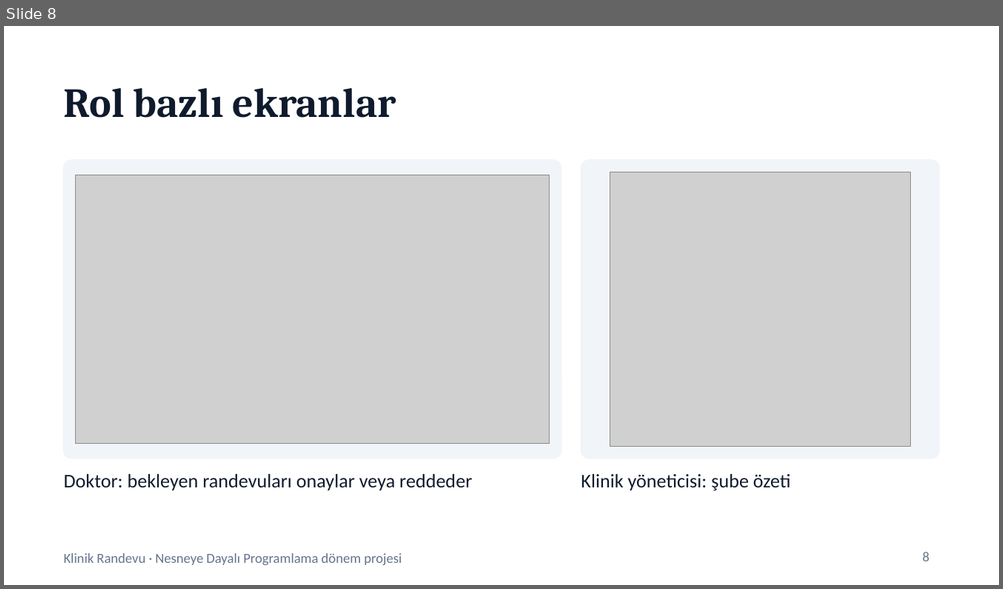
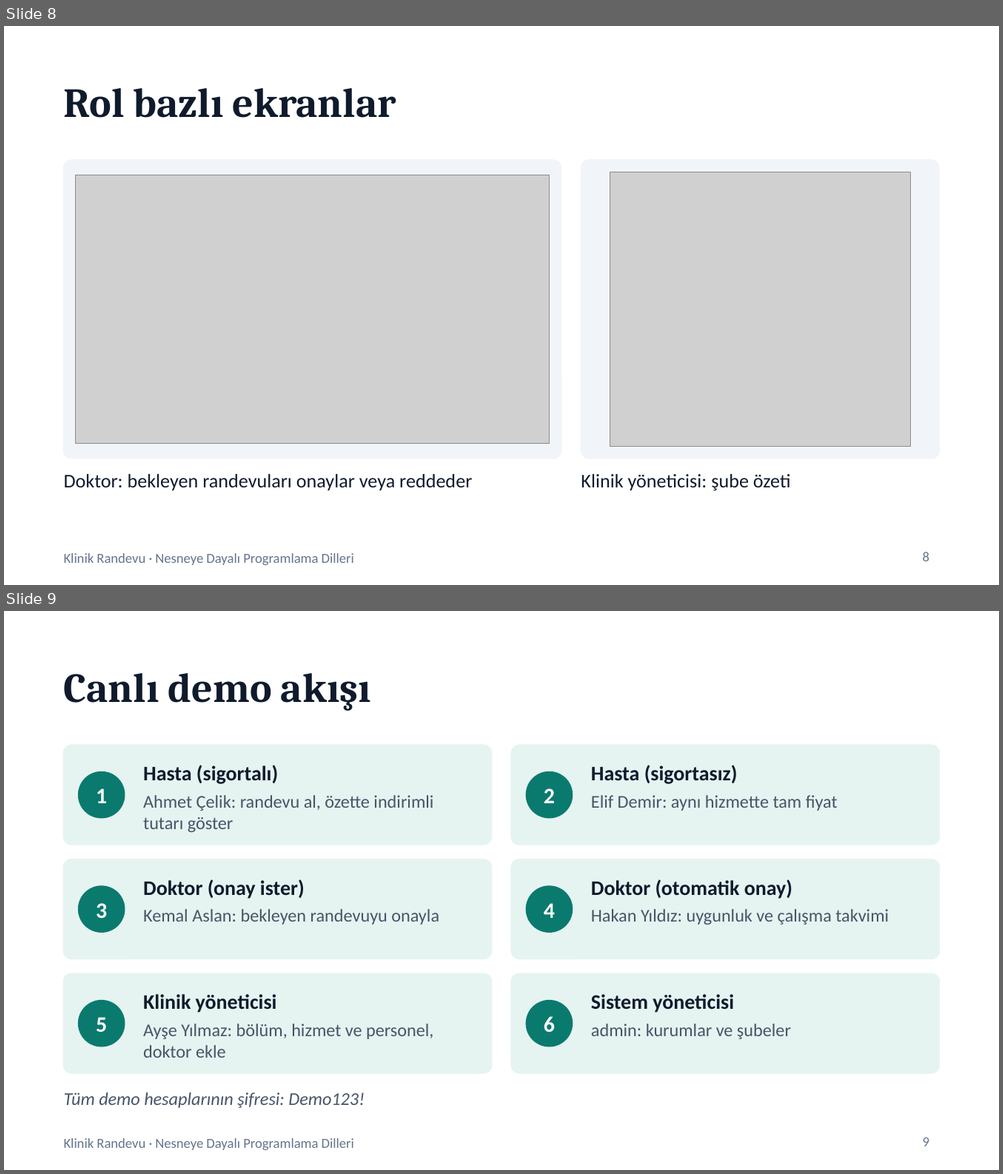
Before and after one commit to serdararici/clinic-appointment, a slide deck: docs/Klinik-Randevu-Sunum.pptx. Shown one above the other, each under a label of ours: slide 8 before the commit, slides 8 and 9 after it. The pictures are 1003x589 and 1003x1174 pixels, drawn with LibreOffice and Linux fonts; fonts in the diff are those of the drawing; grey boxes stand for pictures. Boxes give left, top, right and bottom in pixels: in the first picture for what was removed or moved away, otherwise in the second. Text is boxed around its words. In the diff, an @@ line names an element or a change of style, - is before the commit and + after.

Commit message:
Update presentation: new cover, demo flow and conclusion slides

```diff
--- a/docs/Klinik-Randevu-Sunum.pptx
+++ b/docs/Klinik-Randevu-Sunum.pptx
@@ slide 9 added at [4, 611, 999, 1170], background #FFFFFF; not listed: 1 template element that a slide beside it also shows @@
@@ title added at [64, 673, 371, 711], 30 pt, text #0F1B2D, bold @@
+Canlı demo akışı
@@ rounded rectangle added at [64, 745, 492, 845], fill #E6F4F1, outline #E6F4F1 1 pt @@
@@ text added at [143, 765, 278, 784], 15 pt, text #0F1B2D, bold @@
+Hasta (sigortalı)
@@ rounded rectangle added at [511, 745, 939, 845], fill #E6F4F1, outline #E6F4F1 1 pt @@
@@ text added at [591, 765, 737, 784], 15 pt, text #0F1B2D, bold @@
+Hasta (sigortasız)
@@ ellipse added at [79, 772, 125, 818], fill #0B7A6E, outline #0B7A6E 1 pt @@
@@ ellipse added at [526, 772, 572, 818], fill #0B7A6E, outline #0B7A6E 1 pt @@
@@ text added at [96, 789, 107, 803], 16 pt, text #FFFFFF, bold @@
+1
@@ text added at [143, 795, 433, 832], 13 pt, text #475569 @@
+Ahmet Çelik: randevu al, özette indirimli tutarı göster
@@ text added at [543, 789, 555, 803], 16 pt, text #FFFFFF, bold @@
+2
@@ text added at [591, 795, 837, 811], 13 pt, text #475569 @@
+Elif Demir: aynı hizmette tam fiyat
@@ rounded rectangle added at [64, 860, 492, 959], fill #E6F4F1, outline #E6F4F1 1 pt @@
@@ rounded rectangle added at [511, 860, 939, 959], fill #E6F4F1, outline #E6F4F1 1 pt @@
@@ ellipse added at [79, 886, 125, 932], fill #0B7A6E, outline #0B7A6E 1 pt @@
@@ text added at [143, 880, 304, 899], 15 pt, text #0F1B2D, bold @@
+Doktor (onay ister)
@@ ellipse added at [526, 886, 572, 932], fill #0B7A6E, outline #0B7A6E 1 pt @@
@@ text added at [591, 880, 792, 899], 15 pt, text #0F1B2D, bold @@
+Doktor (otomatik onay)
@@ text added at [96, 903, 107, 919], 16 pt, text #FFFFFF, bold @@
+3
@@ text added at [143, 909, 439, 925], 13 pt, text #475569 @@
+Kemal Aslan: bekleyen randevuyu onayla
@@ text added at [543, 903, 555, 918], 16 pt, text #FFFFFF, bold @@
+4
@@ text added at [591, 909, 888, 925], 13 pt, text #475569 @@
+Hakan Yıldız: uygunluk ve çalışma takvimi
@@ rounded rectangle added at [64, 974, 492, 1073], fill #E6F4F1, outline #E6F4F1 1 pt @@
@@ rounded rectangle added at [511, 974, 939, 1073], fill #E6F4F1, outline #E6F4F1 1 pt @@
@@ ellipse added at [79, 1001, 125, 1047], fill #0B7A6E, outline #0B7A6E 1 pt @@
@@ text added at [143, 994, 277, 1013], 15 pt, text #0F1B2D, bold @@
+Klinik yöneticisi
@@ ellipse added at [526, 1001, 572, 1047], fill #0B7A6E, outline #0B7A6E 1 pt @@
@@ text added at [591, 994, 734, 1013], 15 pt, text #0F1B2D, bold @@
+Sistem yöneticisi
@@ text added at [96, 1017, 107, 1033], 16 pt, text #FFFFFF, bold @@
+5
@@ text added at [143, 1024, 433, 1058], 13 pt, text #475569 @@
+Ayşe Yılmaz: bölüm, hizmet ve personel, doktor ekle
@@ text added at [543, 1017, 555, 1033], 16 pt, text #FFFFFF, bold @@
+6
@@ text added at [591, 1024, 791, 1039], 13 pt, text #475569 @@
+admin: kurumlar ve şubeler
@@ text added at [64, 1093, 364, 1108], 13 pt, text #475569, italic @@
+Tüm demo hesaplarının şifresi: Demo123!
@@ page number added at [922, 1138, 929, 1147], 10 pt, text #64748B @@
+9
@@ slide 8 changed as well @@
@@ text at [64, 554, 354, 565]: text changed @@
-Klinik Randevu · Nesneye Dayalı Programlama dönem projesi
+Klinik Randevu · Nesneye Dayalı Programlama Dilleri
```
Also in this commit, not shown: 7 other slides changed, 1 other slide added, 1 slide removed.
